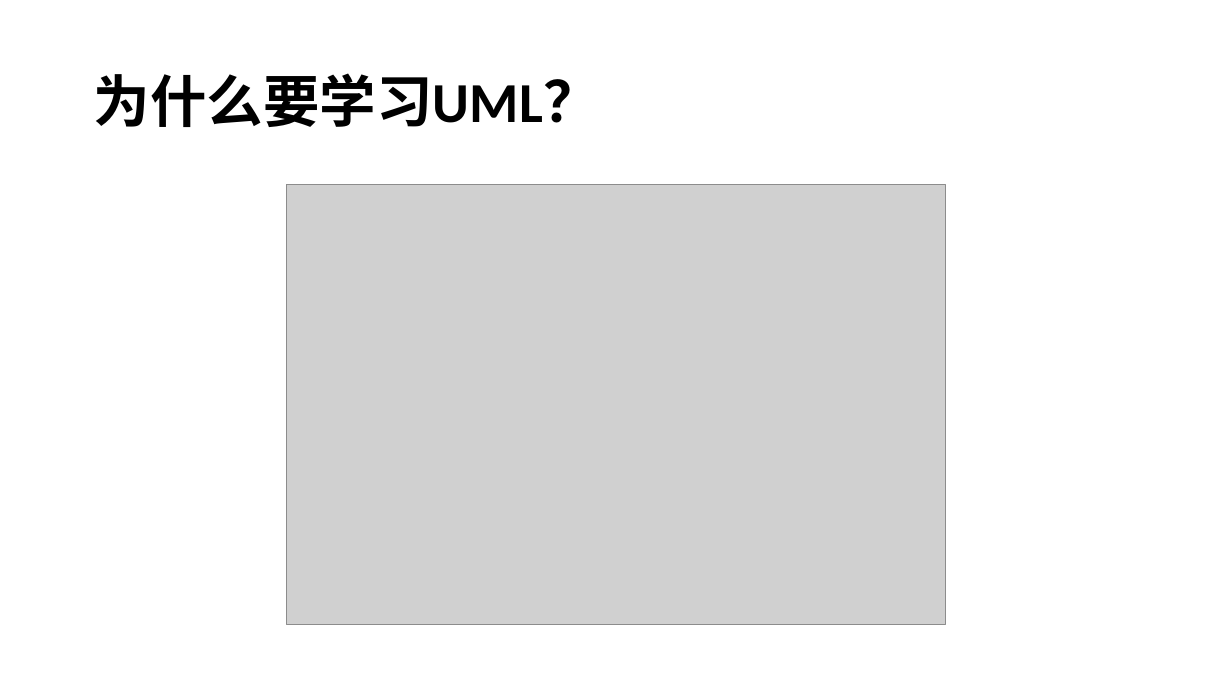
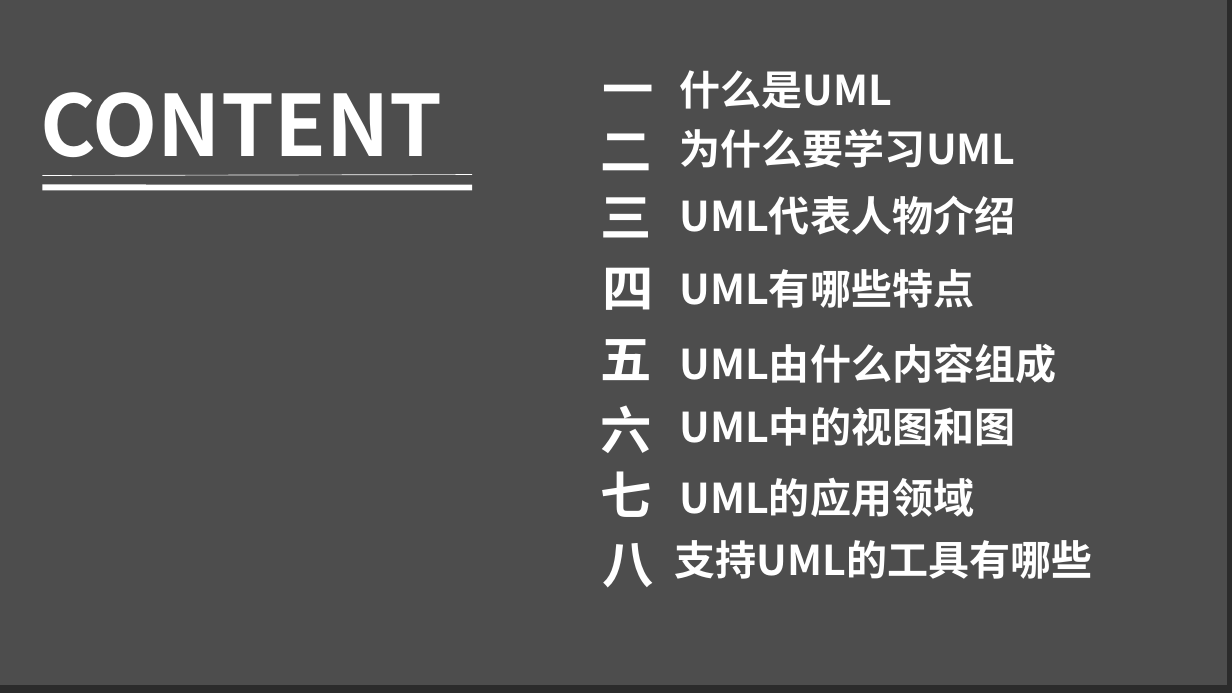
Before and after one commit to woncat/PRD2017, a slide deck: slide 2 of UML概述(部分）.ppt (slide 5 before the commit). Drawn at 1232x693 pixels with LibreOffice and Linux fonts; fonts in the diff are those of the drawing; grey boxes stand for pictures; background and template pictures are left out; a plain dark background stands for a picture behind light text. Boxes give left, top, right and bottom in pixels: in the first picture for what was removed or moved away, otherwise in the second. Text is boxed around its words. In the diff, an @@ line names an element or a change of style, - is before the commit and + after.

```diff
--- a/UML概述(部分）.ppt
+++ b/UML概述(部分）.ppt
@@ rectangle added at (0, 0, 1226, 684), fill #FFFFFF at 16% opacity @@
@@ text added at (602, 84, 653, 92), 40 pt, text #FFFFFF, bold @@
+一
@@ text added at (679, 70, 892, 109), 32 pt, text #FFFFFF, bold @@
+什么是UML
@@ text added at (41, 92, 443, 176), 66 pt, text #FFFFFF, bold @@
+CONTENT
@@ text "为什么要学习UML" at (679, 129, 1015, 168): vertical alignment middle to top @@
@@ text added at (600, 133, 651, 171), 40 pt, text #FFFFFF, bold @@
+二
@@ text at (679, 129, 1015, 168): text changed; size 44 to 32 pt; font Calibri to Noto Sans CJK SC; text colour #000000 to #FFFFFF @@
-为什么要学习UML？
+为什么要学习UML
@@ line added from (42, 175) to (472, 175), #FFFFFF 0.51 pt @@
@@ line added from (42, 187) to (472, 187), #FFFFFF 4.51 pt @@
@@ picture removed at (286, 185, 946, 624) @@
@@ text added at (601, 197, 652, 238), 40 pt, text #FFFFFF, bold @@
+三
@@ text added at (679, 196, 1015, 235), 32 pt, text #FFFFFF, bold @@
+UML代表人物介绍
@@ text added at (602, 267, 653, 310), 40 pt, text #FFFFFF, bold @@
+四
@@ text added at (679, 269, 974, 308), 32 pt, text #FFFFFF, bold @@
+UML有哪些特点
@@ text added at (601, 339, 652, 380), 40 pt, text #FFFFFF, bold @@
+五
@@ text added at (679, 344, 1056, 383), 32 pt, text #FFFFFF, bold @@
+UML由什么内容组成
@@ text added at (600, 405, 651, 453), 40 pt, text #FFFFFF, bold @@
+六
@@ text added at (679, 407, 1015, 446), 32 pt, text #FFFFFF, bold @@
+UML中的视图和图
@@ text added at (600, 471, 651, 517), 40 pt, text #FFFFFF, bold @@
+七
@@ text added at (679, 478, 974, 517), 32 pt, text #FFFFFF, bold @@
+UML的应用领域
@@ text added at (602, 543, 653, 587), 40 pt, text #FFFFFF, bold @@
+八
@@ text added at (674, 540, 1092, 579), 32 pt, text #FFFFFF, bold @@
+支持UML的工具有哪些
```
Also in this commit, not shown: 1 other slide changed, 14 slides added, 10 slides removed.
